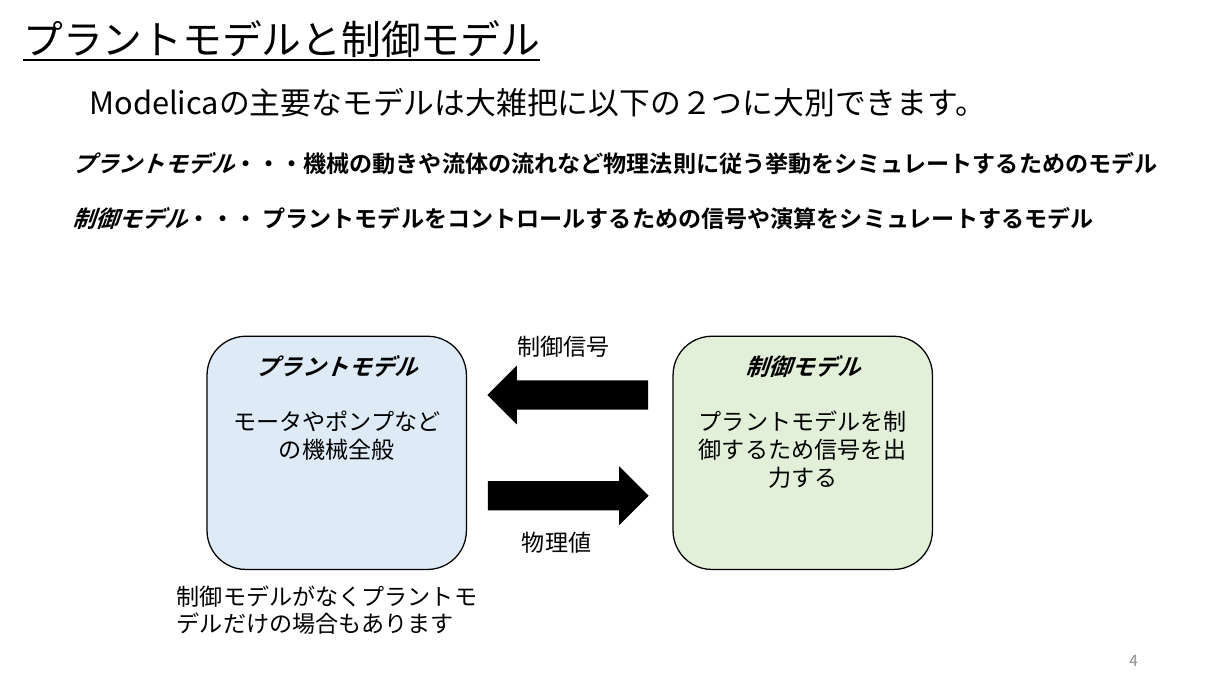
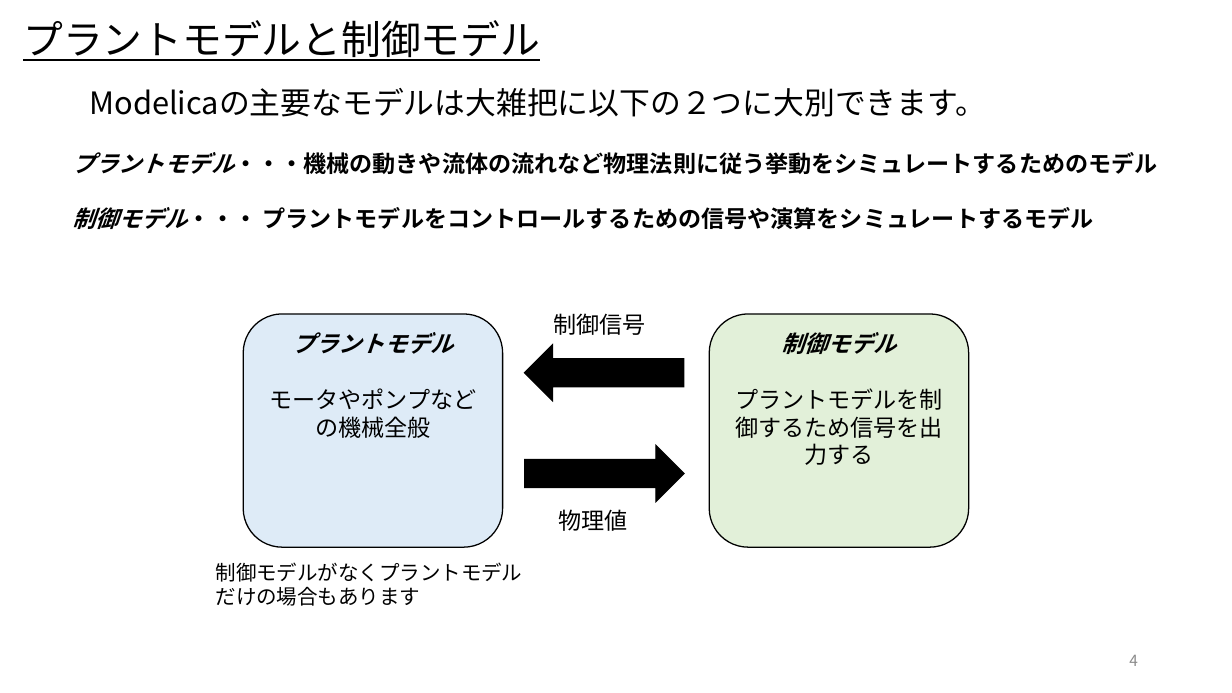
Before and after one commit to cubakija/OpenModelica_Tutorials_Ja, a slide deck: slide 4 of Dev/7_PhysicsDomainModel/OpenModelica_Tutorials_7_PlantModel.pptx. Drawn at 1232x693 pixels with LibreOffice and Linux fonts; fonts in the diff are those of the drawing. Boxes give left, top, right and bottom in pixels: in the first picture for what was removed or moved away, otherwise in the second. Text is boxed around its words. In the diff, an @@ line names an element or a change of style, - is before the commit and + after.

```diff
--- a/Dev/7_PhysicsDomainModel/OpenModelica_Tutorials_7_PlantModel.pptx
+++ b/Dev/7_PhysicsDomainModel/OpenModelica_Tutorials_7_PlantModel.pptx
@@ 2 rounded rectangles, 2 texts, 1 right arrow: place and size @@
-2 rounded rectangles, 2 texts, 1 right arrow at (207,335,933,569)
+2 rounded rectangles, 2 texts, 1 right arrow at (243,313,970,547)
@@ right arrow: place and size @@
-right arrow at (489,468,648,523)
+right arrow at (525,445,684,501)
@@ text "制御モデルがなくプラントモデルだけの場合もあります": place and size @@
-text "制御モデルがなくプラントモデルだけの場合もあります" at (177,585,477,634)
+text "制御モデルがなくプラントモデルだけの場合もあります" at (216,562,523,606)
@@ text "制御モデルがなくプラントモデルだけの場合もあります" at (216,562,523,606): size 18 to 16 pt @@
```
Also in this commit, not shown: 10 other slides changed, 10 slides added.
